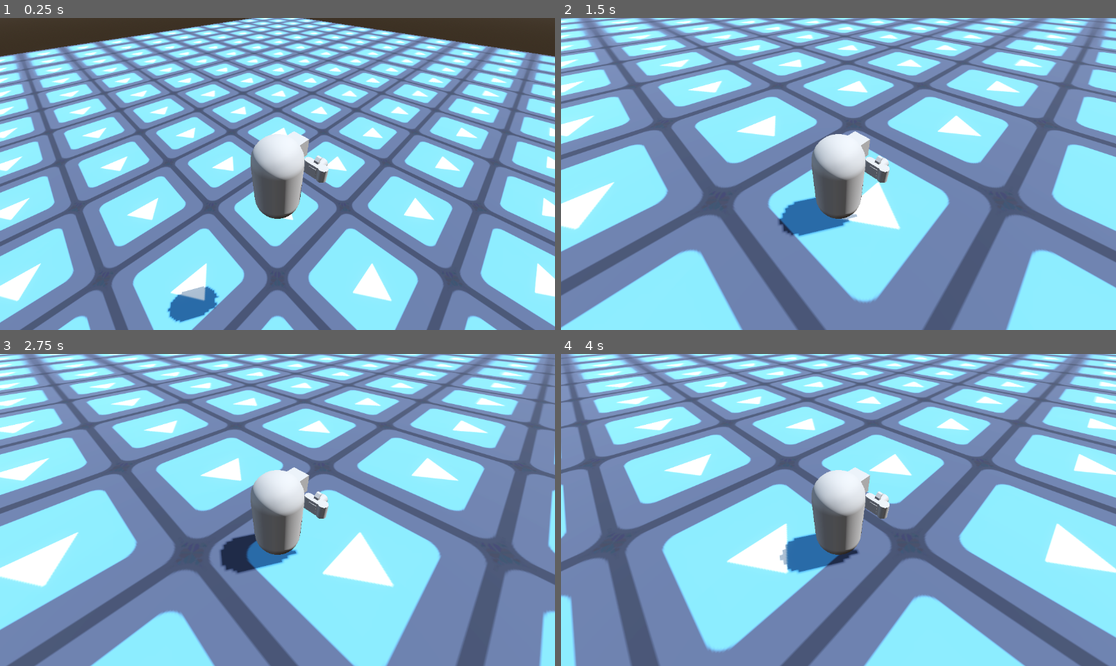
Above: before the commit, frames 1-4 (two rows, left to right).
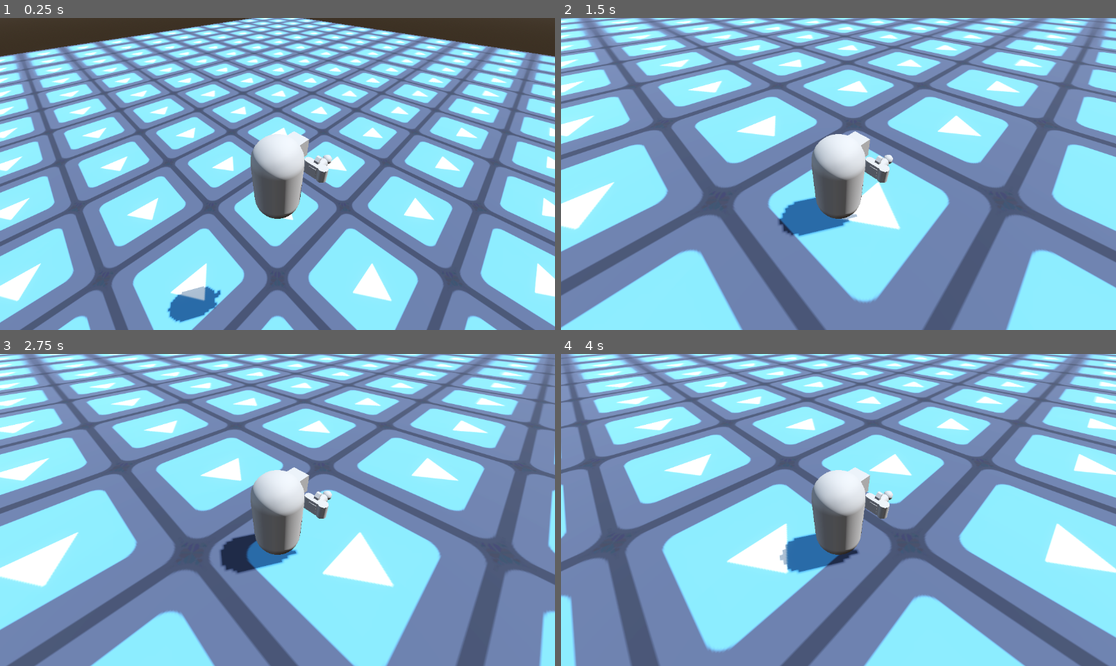
Above: after the commit, the same moments.

Repository: Vladimir-Maks/PhotikMasterShop
Game: Godot game, scene res://levels/test.tscn
The game is run twice, just before and just after one commit, with the same random seed, the same clock (stepped at 60 frames per second) and the same inputs. The engine's default icon, where the game draws it, is replaced by a stand-in: a white triangle on a blue panel in a dark square.
Inputs:
- Up to frame 1 (0.25 s): no input
- Up to frame 2 (1.5 s): tap Enter (ui_accept) at 0.5, 0.6, 0.77, 1.07, 1.35 s; hold Right (ui_right) 0.53-1.28 s; hold Down (ui_down) from 1.28 s (still down)
- Up to frame 3 (2.75 s): tap Enter (ui_accept) at 1.52, 1.82, 2.1 s; release Down (ui_down) at 2.03 s; hold Right (ui_right) from 2.03 s (still down)
- Up to frame 4 (4 s): release Right (ui_right) at 2.78 s; hold Up (ui_up) 2.78-3.53 s; tap Enter (ui_accept) at 2.85, 3.02, 3.32, 3.6, 3.77 s; hold Left (ui_left) from 3.53 s (still down)

The runs differ from the first frame. In frame 1, less than 0.1% of the frame differs, in the area x 38-60%, y 43-90%; in frame 2, less than 0.1%; in frame 3, less than 0.1%; in frame 4, less than 0.1%.
Error before the commit: Cannot call method 'get_children' on a null value. (res://player/items/camera/shot.gd:8)

Commit message:
feature: working camera item raycasts

Diff:
--- /dev/null
+++ b/player/items/camera/camera.gd
@@ -0,0 +1,4 @@
+extends Node3D
+
+@onready var camera_shot : CameraShot = %CameraShot
+@onready var transform_rays : TransformRays = %TransformRays
--- a/player/items/camera/camera.tscn
+++ b/player/items/camera/camera.tscn
@@ -1,6 +1,7 @@
 [gd_scene format=3 uid="uid://cnw1gs866b7h5"]
 
 [ext_resource type="Script" uid="uid://c8x0o1kqyt1te" path="res://player/items/camera/shot.gd" id="1_7dfrm"]
+[ext_resource type="Script" uid="uid://d3t2lmqo1rodt" path="res://player/items/camera/camera.gd" id="1_p5spu"]
 [ext_resource type="Script" uid="uid://ceeehuajjebm8" path="res://player/items/camera/transform_rays.gd" id="2_367m2"]
 
 [sub_resource type="BoxMesh" id="BoxMesh_dkyxo"]
@@ -27,9 +28,14 @@
 [sub_resource type="BoxMesh" id="BoxMesh_rl5ao"]
 size = Vector3(0.1, 0.1, 0.05)
 
+[sub_resource type="SphereMesh" id="SphereMesh_p5spu"]
+radius = 0.1
+height = 0.2
+radial_segments = 8
+rings = 8
+
 [node name="Node3D" type="Node3D" unique_id=399955640]
-
-[node name="Node3D" type="Node3D" parent="." unique_id=1652055435]
+script = ExtResource("1_p5spu")
 
 [node name="PlaceholderModel" type="Node3D" parent="." unique_id=579748801]
 
@@ -62,10 +68,20 @@
 transform = Transform3D(1, 0, 0, 0, 1, 0, 0, 0, 1, 0, 0, -0.3)
 gizmo_extents = 1.0
 
+[node name="FocalPoint" type="Marker3D" parent="RaysPivot" unique_id=550358123]
+unique_name_in_owner = true
+transform = Transform3D(1, 0, 0, 0, 1, 0, 0, 0, 1, 0, 0, -0.119755834)
+gizmo_extents = 1.0
+
+[node name="MeshInstance3D" type="MeshInstance3D" parent="RaysPivot/FocalPoint" unique_id=734314125]
+mesh = SubResource("SphereMesh_p5spu")
+
 [node name="Interface" type="Node" parent="." unique_id=1115063143]
 
-[node name="Shot" type="Node" parent="Interface" unique_id=446580279]
+[node name="CameraShot" type="Node" parent="Interface" unique_id=446580279]
+unique_name_in_owner = true
 script = ExtResource("1_7dfrm")
 
 [node name="TransformRays" type="Node" parent="Interface" unique_id=2055993967]
+unique_name_in_owner = true
 script = ExtResource("2_367m2")
--- /dev/null
+++ b/player/items/camera/rays_guide.tres
@@ -0,0 +1,7 @@
+[gd_resource type="Curve2D" format=3 uid="uid://bt8u8bcdfhvc6"]
+
+[resource]
+_data = {
+"points": PackedVector2Array(0, 0, 0, 0, 0, 0, 0, 0, 0, 0, 0, -50, 0, 0, 0, 0, 36, -36, 0, 0, 0, 0, 50, 0, 0, 0, 0, 0, 36, 36, 0, 0, 0, 0, 0, 50, 0, 0, 0, 0, -36, 36, 0, 0, 0, 0, -50, 0, 0, 0, 0, 0, -36, -36)
+}
+point_count = 9
--- a/player/items/camera/shot.gd
+++ b/player/items/camera/shot.gd
@@ -1,18 +1,35 @@
 extends Node
+class_name CameraShot
 
-var rays : Array[RayCast3D] = []
+@onready var pivot : Node3D = %RaysPivot
+@onready var focal_point : Node3D = %FocalPoint
 
-# Called when the node enters the scene tree for the first time.
+@export var collision_mask : int = 0xFFFFFFFF
+
+const POINT_SCALE = 0.1
+const RAYCAST_LENGTH = 200.0
+
+var rays_guide : Array[Vector3] = []
+
 func _ready() -> void:
-	#if this blow up... we are doomed
-	for child in %Rays.get_children():
-		if child is RayCast3D:
-			rays.append(child)
+	var guide_file = load("res://player/items/camera/rays_guide.tres") as Curve2D
+	for i in range(guide_file.point_count):
+		var point := guide_file.get_point_position(i) * POINT_SCALE
+		rays_guide.append(Vector3(point.x, point.y, 0))
 
+func shot() -> void:
+	var results : Array[Dictionary] = [] # intersect_ray return value is ass
+	var space_state := pivot.get_world_3d().direct_space_state
 
-func shot() -> int:
-	var hits := 0
-	for ray in rays:
-		if ray.is_colliding():
-			hits += 1
-	return hits
+	for ray_guide in rays_guide:
+		var from := pivot.global_position + ray_guide
+		var to := (focal_point.global_position - from).normalized() * RAYCAST_LENGTH
+		print(focal_point.global_position, to)
+		#everything before facal point is ignored
+		var query := PhysicsRayQueryParameters3D.create(focal_point.global_position, to, collision_mask)
+		query.collide_with_areas = true
+
+		var result := space_state.intersect_ray(query)
+		results.append(result)
+		if result:
+			print("success")
--- a/player/items/camera/transform_rays.gd
+++ b/player/items/camera/transform_rays.gd
@@ -1,6 +1,7 @@
 extends Node
+class_name TransformRays
 
-@onready var rays_node : Node3D = %Rays
+@onready var rays_node : Node3D = %RaysPivot
 
 func transform_rays(new_global_transform : Transform3D) -> void:
 	if new_global_transform:
--- a/player/player.tscn
+++ b/player/player.tscn
@@ -3,6 +3,7 @@
 [ext_resource type="PackedScene" uid="uid://cnw1gs866b7h5" path="res://player/items/camera/camera.tscn" id="1_g1dw6"]
 [ext_resource type="Script" uid="uid://dcnaq3pdl67u2" path="res://player/movement.gd" id="2_g1dw6"]
 [ext_resource type="Script" uid="uid://bmfc64ydmj6mh" path="res://player/camera.gd" id="2_yw30f"]
+[ext_resource type="Script" uid="uid://cosvh3hruxhlt" path="res://player/shoot.gd" id="4_yw30f"]
 
 [sub_resource type="BoxMesh" id="BoxMesh_rkbax"]
 
@@ -56,7 +57,7 @@
 handle_input_locally = false
 size = Vector2i(1152, 648)
 render_target_clear_mode = 2
-render_target_update_mode = 0
+render_target_update_mode = 4
 
 [node name="Camera3D" type="Camera3D" parent="SubViewportContainer/FPVSubViewport" unique_id=1815120584]
 transform = Transform3D(1, 0, 0, 0, 1, 0, 0, 0, 1, 0, 0.5774417, -0.4588905)
@@ -81,3 +82,4 @@
 [node name="Action" type="Node" parent="Interface" unique_id=2145088225]
 
 [node name="Shoot" type="Node" parent="Interface/Action" unique_id=1268288786]
+script = ExtResource("4_yw30f")
--- /dev/null
+++ b/player/shoot.gd
@@ -0,0 +1,6 @@
+extends Node
+
+
+func _physics_process(delta: float) -> void:
+	if Input.is_action_just_pressed("ui_accept"):
+		$"../../../Hands/Node3D".camera_shot.shot()
Not shown, added: player/items/camera/camera.gd.uid
Not shown, added: player/shoot.gd.uid
